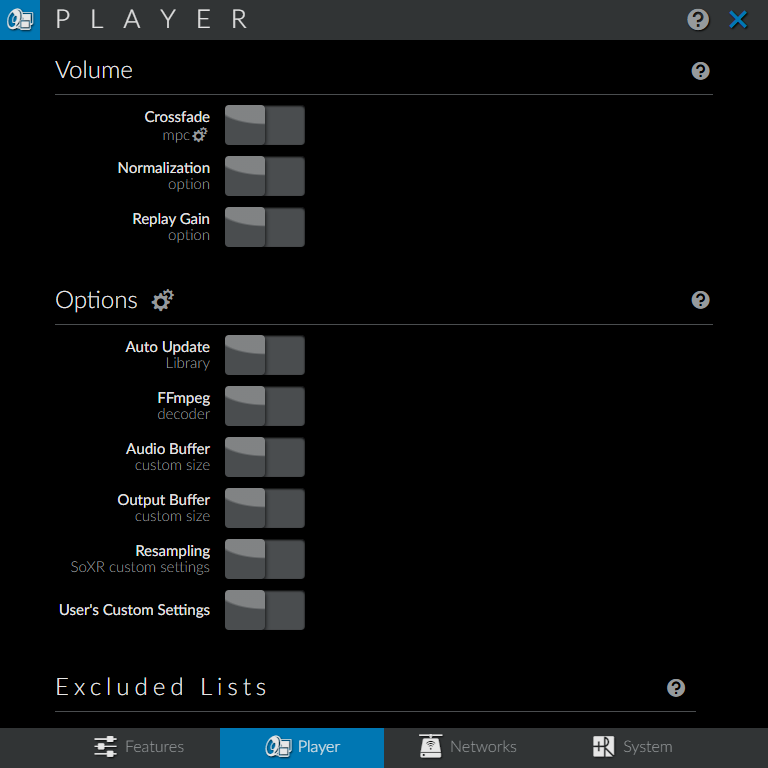
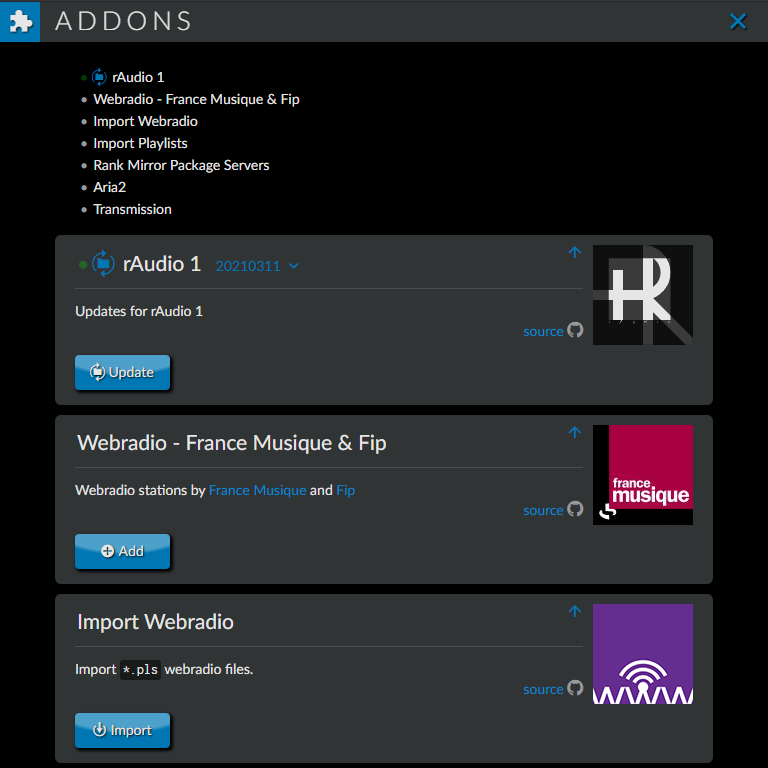
Comparing the layer stacks of the two 768x768 images. Changes:
showed "Layer 42", moved it above "Layer 44", painted on it over (0, 0, 768, 768)
